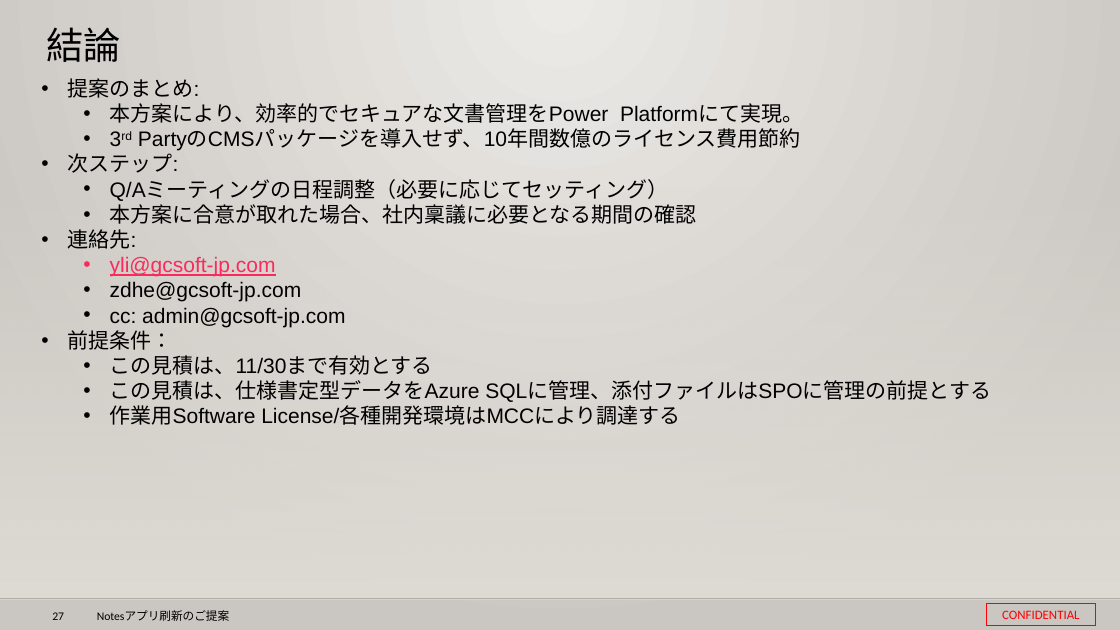
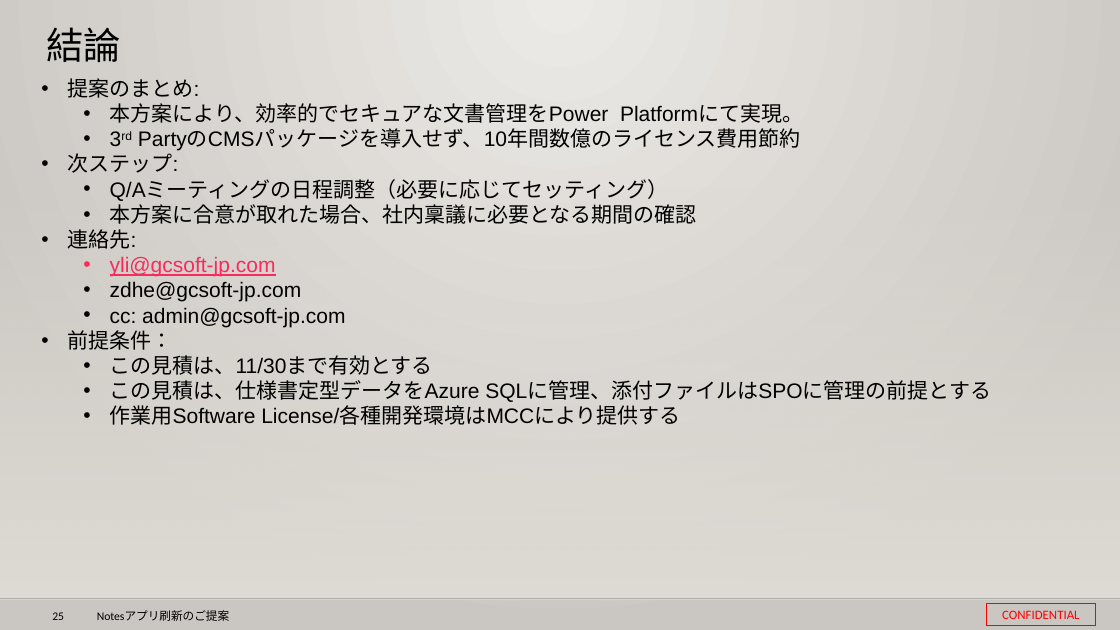
Before and after one commit to 0494938/Notes--CMS-Online, a slide deck: slide 25 of Notesアプリ刷新プロジェクト提案見積もり.v3.pptx (slide 27 before the commit). Drawn at 1120x630 pixels with LibreOffice and Linux fonts; fonts in the diff are those of the drawing; background and template pictures are left out. Boxes give left, top, right and bottom in pixels: in the first picture for what was removed or moved away, otherwise in the second. Text is boxed around its words. In the diff, an @@ line names an element or a change of style, - is before the commit and + after.

```diff
--- a/Notesアプリ刷新プロジェクト提案見積もり.v3.pptx
+++ b/Notesアプリ刷新プロジェクト提案見積もり.v3.pptx
@@ text at bbox=[110, 405, 681, 425]: text changed @@
-  • 作業用Software License/各種開発環境はMCCにより調達する
+  • 作業用Software License/各種開発環境はMCCにより提供する
@@ page number at bbox=[52, 612, 64, 620]: text changed @@
-27
+25
```
Also in this commit, not shown: 13 other slides changed, 2 slides removed, 1 other file.
